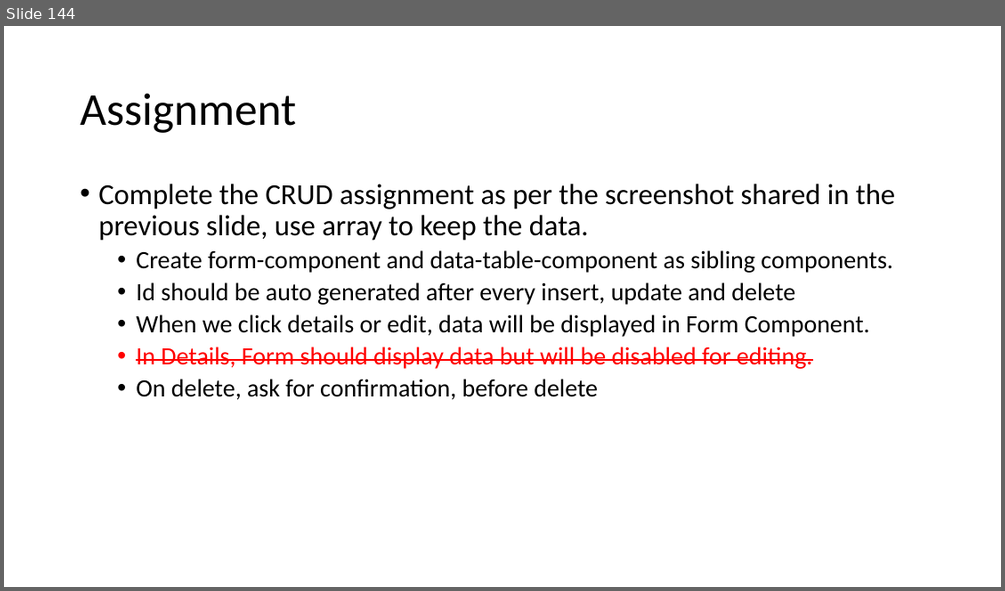
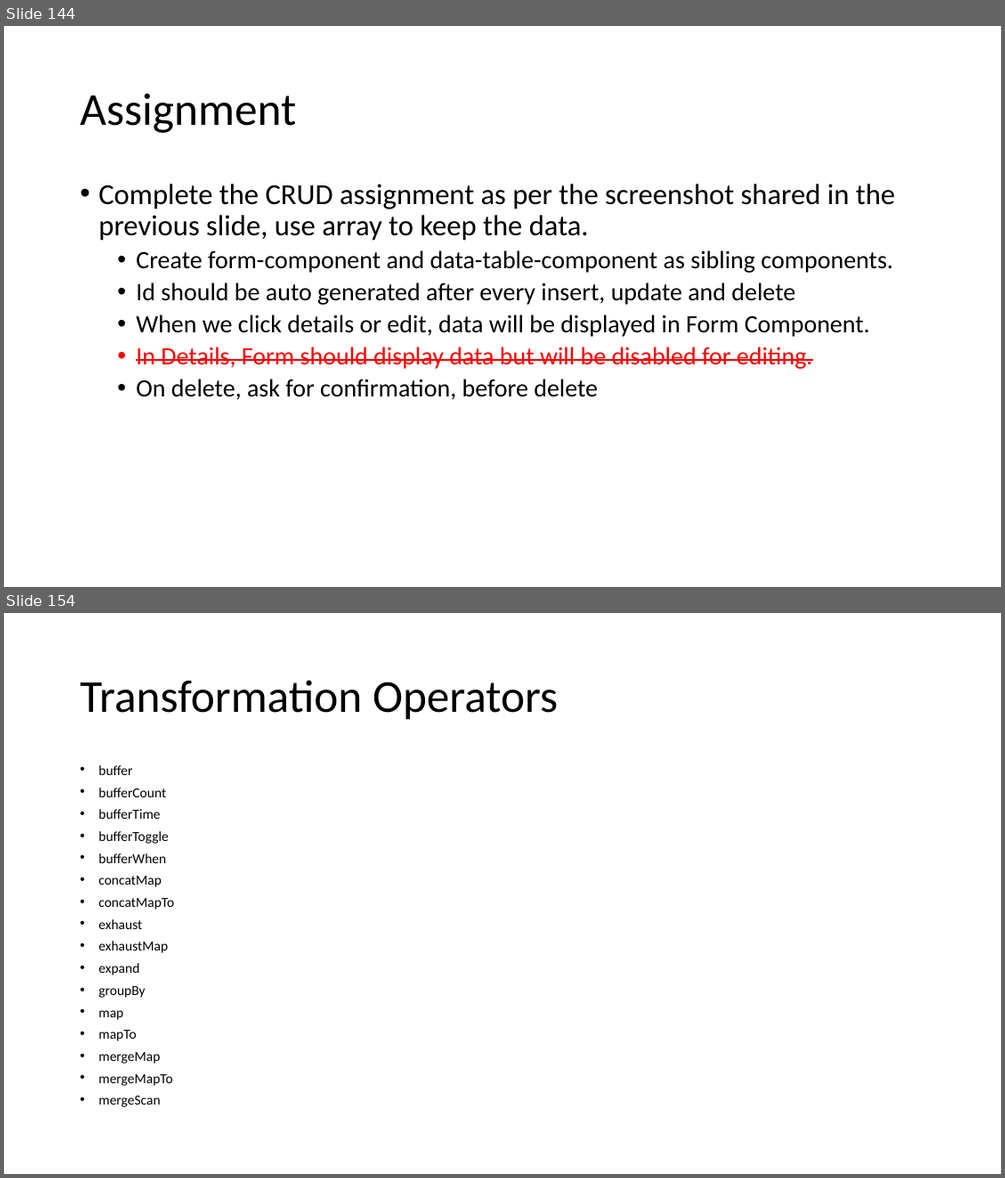
Before and after one commit to explore-with-manish/BFL_Byte_Jul23, a slide deck: Ng-Byte.pptx. Shown one above the other, each under a label of ours: slide 144 before the commit, slides 144 and 154 after it; the slides between them are not shown. The pictures are 1005x591 and 1005x1178 pixels, drawn with LibreOffice and Linux fonts; fonts in the diff are those of the drawing. Boxes give left, top, right and bottom in pixels: in the first picture for what was removed or moved away, otherwise in the second. Text is boxed around its words. In the diff, an @@ line names an element or a change of style, - is before the commit and + after.

```diff
--- a/Ng-Byte.pptx
+++ b/Ng-Byte.pptx
@@ slide 154 added at box(4, 613, 1001, 1174), background #FFFFFF @@
@@ title added at box(80, 680, 558, 720), 44 pt, text #000000 @@
+Transformation Operators
@@ text added at box(98, 765, 174, 1107), 13.3 pt, text #000000 @@
+• buffer
+• bufferCount
+• bufferTime
+• bufferToggle
+• bufferWhen
+• concatMap
+• concatMapTo
+• exhaust
+• exhaustMap
+• expand
+• groupBy
+• map
+• mapTo
+• mergeMap
+• mergeMapTo
+• mergeScan
```
Also in this commit, not shown: 28 other slides added.
